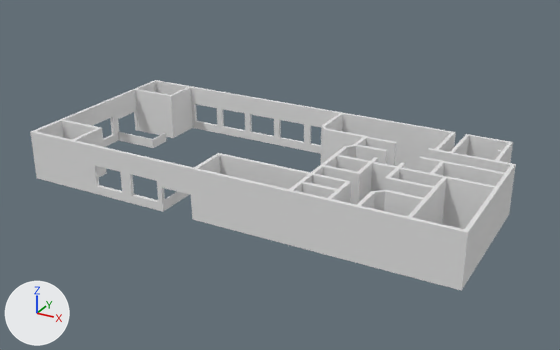
The Blender file Restaurante Universitário/Arquivo blend/restaurante.blend, before and after one commit.
Both versions are drawn from a 50 mm camera at (440.0, -849.0, 441.0) aimed at (-15.0, -21.0, 27.0). The lights are fixed; the arrows at lower left show +X, +Y and +Z.

In view in the first picture: 'Mesa', 'Mesa.001', 'Paredes'.
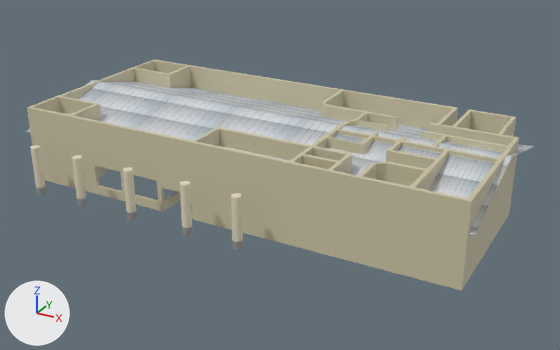
Location of each change, [x1, y1, x2, y2] in pixels of the pictures (560 x 350 px; the box of a moved part takes in the faces that stretch with it):
'Paredes', reshaped (9% taller)
    before: [30, 80, 516, 291]
    after: [27, 60, 519, 291]
'Plane', added
    after: [26, 80, 533, 235]
'Circle.004', added
    after: [231, 193, 243, 250]
'Circle', added
    after: [180, 181, 193, 236]
'Circle.001', added
    after: [123, 167, 137, 220]
'Circle.002', added
    after: [72, 155, 87, 207]
'Circle.003', added
    after: [30, 145, 46, 195]
part 1 of me_cube_024, moved or reshaped
    before: [30, 80, 516, 291]
    after: [27, 60, 519, 291]
part 2 of me_cube_024, recoloured
    before: [95, 104, 321, 211]
    after: [95, 166, 165, 211]
part 3 of me_cube, recoloured
    both: [165, 192, 180, 210]
part 4 of me_cube_002, built on
    before: [154, 133, 166, 148]
part 5 of me_cube_002, recoloured
    before: [118, 132, 154, 148]

The change in detail:
Picture 'teto.png' (img_teto_png) is new.
Material 'barreira' (mat_barreira) is new.
Its base color is (0.624, 0.571, 0.392) (beige #cfc7a8).
Material 'Material.005' (mat_material_005) is new.
Its texture is img_teto_png.
Material 'Material.002' (mat_material_002) is new.
Its base color is (0.303, 0.303, 0.303) (grey #969696).
Material 'Material' (mat_material) is new.
Its base color is (0.8, 0.733, 0.554) (white #e7dec4).
me_cube_024 is used by ob_paredes; location (146.0, -50.1, 2.0); scale (2.5, 2.5, 2.0).
me_cube_024 had 744 vertices, 852 faces and spanned x -194.0..49.0, y -36.0..75.0, z -1.0..34.0.
me_cube_024 now has 774 vertices, 865 faces and spans x -194.0..49.0, y -36.0..75.0, z -1.0..51.0.
me_cube_024 part 1: 337 vertices moved from x -194.0..49.0, y -36.0..75.0, z -1.0..34.0 to x -194.0..49.0, y -36.0..75.0, z -1.0..51.0; 9 vertices removed from x -35.0..-30.0, y -3.0..44.0, z -1.0..34.0; 39 vertices added at x -166.0..-30.0, y -11.0..72.0, z -1.0..51.0.
me_cube_024 part 2: 815 faces spanning x -194.0..49.0, y -36.0..75.0, z -1.0..51.0 switch from no material to mat_barreira (beige #cfc7a8).
me_cube is used by ob_mesa; location (-121.1, -135.0, 0.8).
me_cube had 16 vertices, 14 faces and spanned x -1.0..55.0, y -1.0..100.0, z -1.0..13.0.
me_cube now has 32 vertices, 28 faces and spans x -1.0..55.0, y -1.0..100.0, z -1.0..13.0.
me_cube part 3: 10 faces spanning x -1.0..55.0, y -1.0..100.0, z -1.0..13.0 switch from no material to mat_barreira (beige #cfc7a8).
me_cube_002 is used by ob_mesa_001; location (-362.1, 31.0, 13.0); rotation (3.142, 0.0, 1.571), in degrees (180, 0, 90).
me_cube_002 had 16 vertices, 14 faces and spanned x -1.0..32.4, y 29.5..97.2, z -1.0..13.0.
me_cube_002 now has 24 vertices, 20 faces and spans x -1.0..36.8, y 29.5..97.2, z -1.0..13.0.
Part 4, on me_cube_002:
4 faces are deleted.
4 vertices in x 32.4, y 95.2..97.2, z -1.0..13.0 move by (4.4, 0.0, 0.0).
8 vertices are added at x 10.1..24.0, y 95.2..97.2, z -1.0..13.0.
10 new faces join them.
me_cube_002 part 5: 10 faces spanning x -1.0..36.8, y 29.5..97.2, z -1.0..13.0 switch from no material to mat_barreira (beige #cfc7a8).
Mesh me_plane_001 is new.
It has 9 vertices, 5 faces and spans x -1.0..1.0, y -1.0..1.0, z -0.26..0.0.
It uses material mat_material_005 (picture img_teto_png).
Mesh me_circle_007 is new.
It has 42 vertices, 30 faces and spans x -0.97..0.97, y -1.0..1.0, z 0.0..10.86.
Faces by material slot: [16, 14].
It uses material mat_material (white #e7dec4).
It uses material mat_material_002 (grey #969696).
Object 'Plane' (ob_plane) is new; it shows me_plane_001.
Its location is (-36.5, 0.0, 67.5).
Its scale is (-312.0, -139.0, -139.0).
Object 'Circle.004' (ob_circle_004) is new; it shows me_circle_007.
Its location is (12.5, -173.9, 0.0).
Its scale is (6.15, 6.15, 6.15).
Object 'Circle.003' (ob_circle_003) is new; it shows a copy of me_circle_007.
Its location is (-296.2, -173.9, 0.0).
Its scale is (6.15, 6.15, 6.15).
Object 'Circle.002' (ob_circle_002) is new; it shows a copy of me_circle_007.
Its location is (-224.7, -173.9, 0.0).
Its scale is (6.15, 6.15, 6.15).
Object 'Circle.001' (ob_circle_001) is new; it shows a copy of me_circle_007.
Its location is (-143.0, -173.9, 0.0).
Its scale is (6.15, 6.15, 6.15).
Object 'Circle' (ob_circle) is new; it shows a copy of me_circle_007.
Its location is (-58.5, -173.9, 0.0).
Its scale is (6.15, 6.15, 6.15).
